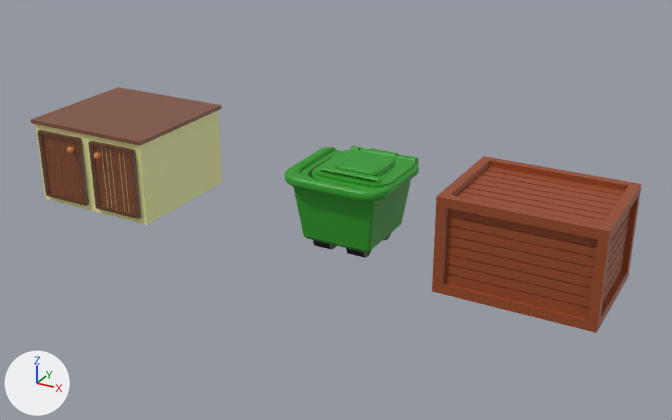
The Blender file BlenderFiles/CounterOvercook.blend: old version first, new version second.
Camera for both pictures: a 50 mm lens placed at (8.84, -16.86, 9.12), pointed at (-0.47, 0.06, 0.66). Arrows for +X, +Y and +Z are at lower left; the lights stay in place.

The first picture shows 'Counter3D', 'IngredientBox', 'IngredientBoxTape', 'TrashBin', 'TrashBin.Tape'.
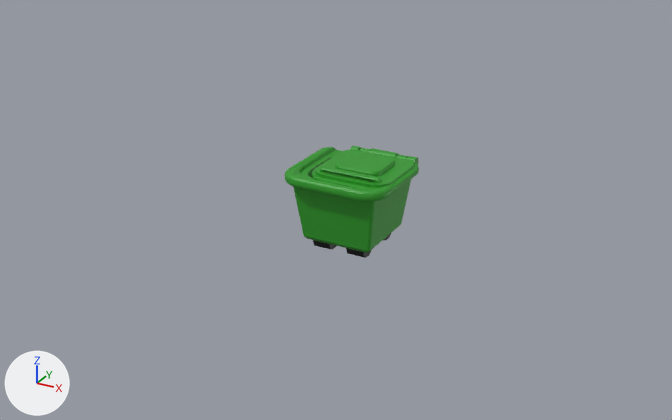
Changed parts and their boxes [x1, y1, x2, y2] in the pictures (672 x 420 px):
'Counter3D', hidden
    before: [31, 87, 222, 225]
'IngredientBox', hidden (brown)
    before: [432, 195, 640, 333]
'IngredientBoxTape', hidden (brown)
    before: [436, 156, 642, 242]

What the commit changed:
Object 'Counter3D' (ob_counter3d) is now hidden.
Object 'IngredientBox' (ob_ingredientbox) is now hidden.
Object 'IngredientBoxTape' (ob_ingredientboxtape) is now hidden.
